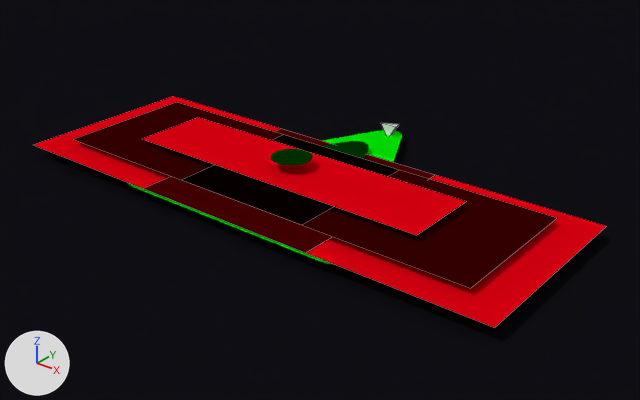
Renders of the Blender file art/models/models.blend from each side of a commit.
One viewpoint serves both versions: a 50 mm camera at (70.1, -81.6, 50.3) aimed at (1.7, 3.9, -2.7). The axes (+X, +Y, +Z) are drawn at lower left. The lights are the same throughout. Mesh edges are drawn as thin lines on the coarser meshes.

The first picture shows 'BackgroundPlane', 'EnemyOneBaseHull', 'EnemyOneBaseOutline', 'EnemyOneBaseSymbol', 'EnemyOneHull', 'EnemyOneOutline', 'PlayerProjectileInner', 'ShipOutline'.
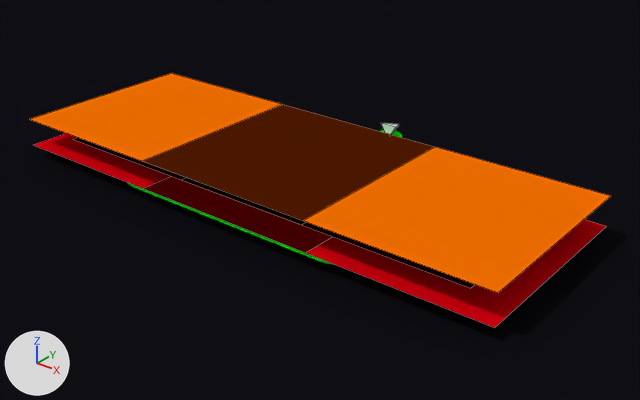
Commit message: Add Explosions

What differs and where, as boxes (x1, y1, x2, y2) in the pictures (640 x 400 px):
'EnemyBaseExplosion', added (orange)
    after: (30, 73, 611, 293)
'EnemyExplosion', added
    after: (143, 104, 434, 220)
'EnemyOneBaseHull', unchanged, covered by the edit
    before: (74, 102, 557, 288)
    after: (74, 137, 475, 288)
'EnemyOneBaseSymbol', unchanged, covered by the edit
    before: (143, 117, 467, 235)
'EnemyOneHull', unchanged, covered by the edit
    before: (181, 134, 398, 224)
    after: (181, 177, 306, 224)
'ShipOutline', unchanged, covered by the edit
    both: (127, 130, 402, 265)

Diff of the bpy script that builds the scene:
```diff
--- a/art/models/models.blend.py
+++ b/art/models/models.blend.py
@@ mat_enemybaseexplosionmaterial @@
+mat_enemybaseexplosionmaterial = principled_material('EnemyBaseExplosionMaterial')
+mat_enemybaseexplosionmaterial.base_color = (0.866, 0.16, 0.0)  # orange #ef6f00
+mat_enemybaseexplosionmaterial.specular_ior_level = 0.0
@@ me_enemyexplosionmesh @@
+me_enemyexplosionmesh.from_pydata([(-13.4, -13.8, 0.0), (13.4, -13.8, 0.0), (-13.4, 13.8, 0.0), (13.4, 13.8, 0.0)], [], [(0, 1, 3, 2)])
+me_enemyexplosionmesh.materials.append(mat_enemybaseexplosionmaterial)  # orange #ef6f00
@@ me_enemybaseexplosionmesh @@
+me_enemybaseexplosionmesh.from_pydata([(-37.8, -13.8, 0.0), (37.8, -13.8, 0.0), (-37.8, 13.8, 0.0), (37.8, 13.8, 0.0)], [], [(0, 1, 3, 2)])
+me_enemybaseexplosionmesh.materials.append(mat_enemybaseexplosionmaterial)  # orange #ef6f00
@@ ob_enemyexplosion @@
+ob_enemyexplosion = bpy.data.objects.new('EnemyExplosion', me_enemyexplosionmesh)
+ob_enemyexplosion.location = (0.0, 0.0, 5.0)
@@ ob_enemybaseexplosion @@
+ob_enemybaseexplosion = bpy.data.objects.new('EnemyBaseExplosion', me_enemybaseexplosionmesh)
+ob_enemybaseexplosion.location = (0.0, 0.0, 5.0)
```
